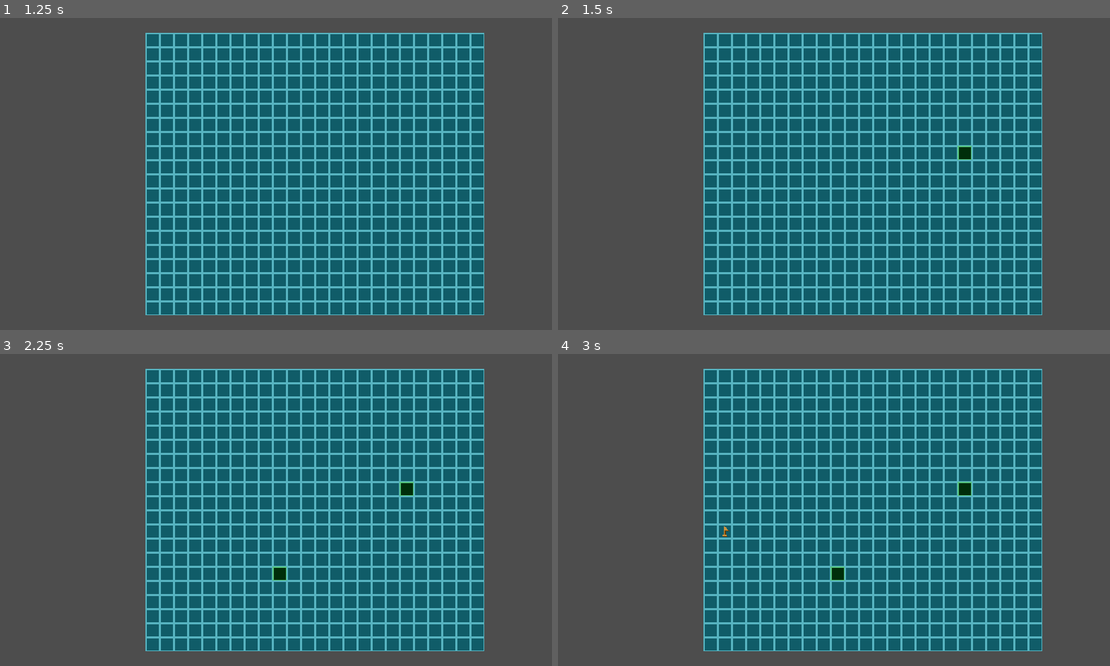
Above: before the commit, frames 1-4 (two rows, left to right).
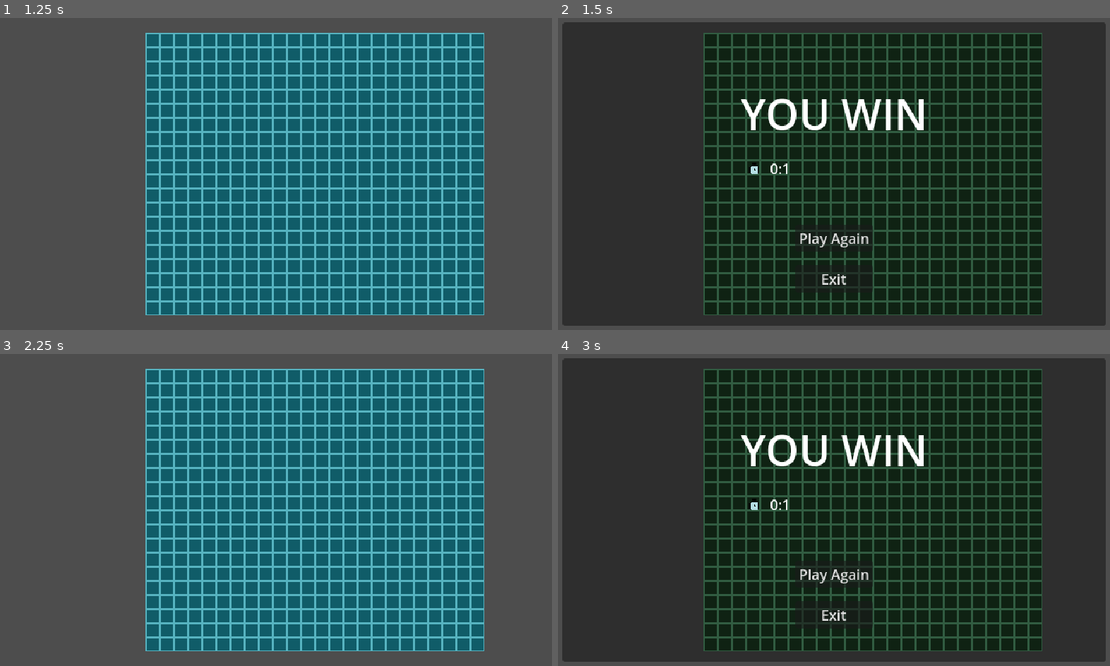
Above: after the commit, the same moments.

Repository: Endermandels/MinesweeperPlus
Game: Godot game, scene res://scenes/main_menu.tscn
Two runs of this game, one before a commit and one after it. Both use one fixed random seed, a clock stepped at 60 frames per second and the inputs below.
Inputs (mouse positions are in pixels of both pictures, inside the frame that each line leads up to):
- Up to frame 1 (1.25 s): click "Play" at 0.5 s
- Up to frame 2 (1.5 s): tap Enter at 1.25 s; move the mouse to (960, 158) at 1.27 s; press the mouse at (960, 158) at 1.28 s
- Up to frame 3 (2.25 s): right-click (402, 494) at 1.55 s; release the mouse at (402, 494) at 2 s; click (276, 575) at 2 s, where only the run after the commit has a clickable "Play Again"
- Up to frame 4 (3 s): tap Space at 2.75 s; move the mouse to (723, 525) at 2.77 s; right-click (723, 525) at 2.85 s

Frame 1 is identical in both runs. In frame 2, 96% of the frame differs, in the area x 0-100%, y 1-99%; in frame 3, 0.2%; in frame 4, 96%.

Commit message:
Add win screen overlay

Diff:
--- /dev/null
+++ b/prefabs/win_screen_overlay.tscn
@@ -0,0 +1,67 @@
+[gd_scene load_steps=3 format=3 uid="uid://cyly2t71atplv"]
+
+[ext_resource type="Texture2D" uid="uid://bjr4yw7366o2u" path="res://assets/images/clock.png" id="1_dy51a"]
+[ext_resource type="Script" path="res://scripts/prefabs/win_screen_overlay.gd" id="1_sk5t7"]
+
+[node name="WinScreenOverlay" type="Control" node_paths=PackedStringArray("reset_button", "exit_button", "time_label")]
+layout_mode = 3
+anchors_preset = 0
+offset_right = 40.0
+offset_bottom = 40.0
+script = ExtResource("1_sk5t7")
+reset_button = NodePath("PanelContainer/VBoxContainer2/ResetButton")
+exit_button = NodePath("PanelContainer/VBoxContainer2/ExitButton")
+time_label = NodePath("PanelContainer/VBoxContainer/TimeStatsLabel")
+
+[node name="PanelContainer" type="PanelContainer" parent="."]
+layout_mode = 1
+anchors_preset = 8
+anchor_left = 0.5
+anchor_top = 0.5
+anchor_right = 0.5
+anchor_bottom = 0.5
+offset_left = -8.0
+offset_top = -12.0
+offset_right = 608.0
+offset_bottom = 332.0
+grow_horizontal = 2
+grow_vertical = 2
+size_flags_horizontal = 4
+
+[node name="VBoxContainer" type="VBoxContainer" parent="PanelContainer"]
+layout_mode = 2
+size_flags_horizontal = 4
+size_flags_vertical = 0
+theme_override_constants/separation = 17
+
+[node name="YouWinLabel" type="Label" parent="PanelContainer/VBoxContainer"]
+layout_mode = 2
+theme_override_font_sizes/font_size = 48
+text = "
+YOU WIN"
+horizontal_alignment = 1
+
+[node name="TimeStatsLabel" type="Label" parent="PanelContainer/VBoxContainer"]
+layout_mode = 2
+text = "        49:29"
+
+[node name="VBoxContainer2" type="VBoxContainer" parent="PanelContainer"]
+layout_mode = 2
+size_flags_horizontal = 4
+size_flags_vertical = 8
+theme_override_constants/separation = 15
+
+[node name="ResetButton" type="Button" parent="PanelContainer/VBoxContainer2"]
+layout_mode = 2
+text = "Play Again"
+
+[node name="ExitButton" type="Button" parent="PanelContainer/VBoxContainer2"]
+layout_mode = 2
+text = "Exit"
+
+[node name="EmptyLabel" type="Label" parent="PanelContainer/VBoxContainer2"]
+layout_mode = 2
+
+[node name="Sprite2D" type="Sprite2D" parent="."]
+position = Vector2(229, 174)
+texture = ExtResource("1_dy51a")
--- a/scenes/my_game.tscn
+++ b/scenes/my_game.tscn
@@ -1,8 +1,9 @@
-[gd_scene load_steps=6 format=4 uid="uid://cbab8g4qkc57p"]
+[gd_scene load_steps=7 format=4 uid="uid://cbab8g4qkc57p"]
 
 [ext_resource type="Script" path="res://scripts/my_game.gd" id="1_1j5vi"]
 [ext_resource type="PackedScene" uid="uid://bo4rtdh66l0qf" path="res://prefabs/pause_menu.tscn" id="2_ymebw"]
 [ext_resource type="Texture2D" uid="uid://ddjkduiqhjsut" path="res://assets/images/tile.png" id="3_8p5xc"]
+[ext_resource type="PackedScene" uid="uid://cyly2t71atplv" path="res://prefabs/win_screen_overlay.tscn" id="4_d0b4w"]
 
 [sub_resource type="TileSetAtlasSource" id="TileSetAtlasSource_gutt7"]
 texture = ExtResource("3_8p5xc")
@@ -15,11 +16,15 @@
 custom_data_layer_0/type = 1
 custom_data_layer_1/name = "is_mine"
 custom_data_layer_1/type = 1
+custom_data_layer_2/name = "adjacent_mine_count"
+custom_data_layer_2/type = 2
 sources/1 = SubResource("TileSetAtlasSource_gutt7")
 
-[node name="MyGame" type="Node" node_paths=PackedStringArray("grid")]
+[node name="MyGame" type="Node" node_paths=PackedStringArray("grid", "win_screen_overlay")]
 script = ExtResource("1_1j5vi")
+mine_count = 0
 grid = NodePath("Grid")
+win_screen_overlay = NodePath("WinScreenOverlay")
 
 [node name="Background" type="ColorRect" parent="."]
 visible = false
@@ -41,3 +46,6 @@
 position = Vector2(172, 20)
 tile_map_data = PackedByteArray("AAAAAAAAAQAAAAAAAAAAAAEAAQAAAAAAAAAAAAIAAQAAAAAAAAAAAAMAAQAAAAAAAAAAAAQAAQAAAAAAAAAAAA …(7600 unchanged characters)…
 tile_set = SubResource("TileSet_dmdsn")
+
+[node name="WinScreenOverlay" parent="." instance=ExtResource("4_d0b4w")]
+visible = false
--- a/scripts/main_menu.gd
+++ b/scripts/main_menu.gd
@@ -1,6 +1,7 @@
 extends Node
 class_name MainMenu
 
+# Internal Nodes
 @export_group("Internal Nodes")
 @export var play_button: Button
 @export var settings_button: Button
--- a/scripts/my_game.gd
+++ b/scripts/my_game.gd
@@ -1,28 +1,55 @@
 extends Node
 class_name MyGame
 
+# Settings
+@export_range(0, 480) var mine_count: int = 99 ## Number of mines
+
+# Internal Nodes
 @export_group("Internal Nodes")
 @export var grid: TileMapLayer
+@export var win_screen_overlay: WinScreenOverlay
 
-@onready var used_rect := grid.get_used_rect()
+@onready var used_rect: Rect2i = grid.get_used_rect()
+
+var rng: RandomNumberGenerator = RandomNumberGenerator.new()
+var tile_data: Dictionary = {} ## tile_coords: Vector2i -> CustomTileData
+var start_tile_coords: Vector2i = Vector2i(-1, -1)
+var populating_grid: bool = false
+var is_new_game: bool = true
+var revealed_tiles: int = 0
 
 func _unhandled_input(event: InputEvent) -> void:
-    if event.is_action_pressed("left_click"):
-        _click_tile("right")
-    if event.is_action_pressed("right_click"):
-        _click_tile("left")
+    # When you've won or lost, no more clicking the grid
+    if win_screen_overlay.hidden:
+        if event.is_action_pressed("left_click"):
+            _click_tile("left")
+        if event.is_action_pressed("right_click"):
+            _click_tile("right")
+
+func _ready() -> void:
+    for i in grid.get_used_cells():
+        tile_data[i] = CustomTileData.new()
+
+func _process(_delta: float) -> void:
+    if populating_grid:
+        _populate_grid()
 
 func _click_tile(mouse_button: String) -> void:
     # Map coords for tile
-    var tile_coords := grid.local_to_map(grid.get_local_mouse_position())
+    var tile_coords: Vector2i = grid.local_to_map(grid.get_local_mouse_position())
 
     if not _is_valid_tile(tile_coords):
         push_warning("Invalid tile: %s" % tile_coords)
         return
 
-    if mouse_button == "right":
+    if is_new_game:
+        populating_grid = true
+        start_tile_coords = tile_coords
+        return
+
+    if mouse_button == "left":
         _reveal_tile(tile_coords)
-    elif mouse_button == "left":
+    elif mouse_button == "right":
         _flag_tile(tile_coords)
     else:
         push_warning("Unknown mouse button: %s" % mouse_button)
@@ -36,38 +63,84 @@
     )
 
 func _reveal_tile(tile_coords: Vector2i) -> void:
-    var data := grid.get_cell_tile_data(tile_coords)
-    if not data:
-        push_error("Tile data not found at tile coords: %s" % tile_coords)
+    var data: CustomTileData = tile_data[tile_coords]
+
+    if grid.get_cell_atlas_coords(tile_coords).x == 1:
+        # print("Tile %s is revealed" % tile_coords)
         return
+
+    if data.is_flagged:
+        print("Tile %s is flagged" % tile_coords)
+        return
+
+    if data.is_mine:
+        print("!!! Hit a mine at Tile %s" % tile_coords)
+        return
+
+    grid.set_cell(tile_coords, 1, Vector2i(1, 0), 0)
+    print("Revealed: %s" % tile_coords)
+
+    revealed_tiles += 1
+
+    if _is_win():
+        win_screen_overlay.reveal()
+
+    if data.adjacent_mine_count == 0:
+        for coords in _get_surrounding_cells(tile_coords):
+            if not _is_valid_tile(coords):
+                continue
+            _reveal_tile(coords)
+
+func _get_surrounding_cells(tile_coords: Vector2i) -> Array[Vector2i]:
+    var coords: Array[Vector2i] = grid.get_surrounding_cells(tile_coords)
+    coords.append(grid.get_neighbor_cell(tile_coords, TileSet.CELL_NEIGHBOR_BOTTOM_LEFT_CORNER))
+    coords.append(grid.get_neighbor_cell(tile_coords, TileSet.CELL_NEIGHBOR_BOTTOM_RIGHT_CORNER))
+    coords.append(grid.get_neighbor_cell(tile_coords, TileSet.CELL_NEIGHBOR_TOP_LEFT_CORNER))
+    coords.append(grid.get_neighbor_cell(tile_coords, TileSet.CELL_NEIGHBOR_TOP_RIGHT_CORNER))
+    return coords
+
+func _is_win() -> bool:
+    return revealed_tiles == used_rect.size.x * used_rect.size.y - mine_count
+
+func _flag_tile(tile_coords: Vector2i) -> void:
+    var data: CustomTileData = tile_data[tile_coords]
 
     if grid.get_cell_atlas_coords(tile_coords).x == 1:
         print("Tile %s is revealed" % tile_coords)
         return
 
-    if (data.get_custom_data("is_flagged")):
-        print("Tile %s is flagged" % tile_coords)
+    if data.is_flagged:
+        data.is_flagged = false
+        grid.set_cell(tile_coords, 1, Vector2i(0, 0), 0)
+        print("Tile %s is now unflagged" % tile_coords)
+    else:
+        data.is_flagged = true
+        grid.set_cell(tile_coords, 1, Vector2i(0, 1), 0)
+        print("Tile %s is now flagged" % tile_coords)
+
+func _populate_grid() -> void:
+    var remaining_mines = mine_count
+
+    if remaining_mines > 0:
+        # print("Populating grid")
+        var mine_map_coords: Vector2i = Vector2i(rng.randi_range(0, used_rect.size.x - 1), rng.randi_range(0, used_rect.size.y - 1))
+        var data: CustomTileData = tile_data[mine_map_coords]
+
+        while mine_map_coords == start_tile_coords or data.is_mine:
+            mine_map_coords = Vector2i(rng.randi_range(0, used_rect.size.x - 1), rng.randi_range(0, used_rect.size.y - 1))
+            # print("Rerolled mine coords: %s" % mine_map_coords)
+            data = tile_data[mine_map_coords]
+            # print("Is mine: %s" % data.is_mine)
+
+        # print("Tile %s now has a mine" % mine_map_coords)
+        data.is_mine = true
+        remaining_mines -= 1
+        # print("Remaining mines: %d" % remaining_mines)
         return
 
-    grid.set_cell(tile_coords, 1, Vector2i(1, 0), 0)
-    print("Revealed: %s" % tile_coords)
+    print("Finished populating grid")
 
-func _flag_tile(tile_coords: Vector2i) -> void:
-    var data := grid.get_cell_tile_data(tile_coords)
-
-    if not data:
-        push_error("Tile data not found at tile coords: %s" % tile_coords)
-        return
-
-    if grid.get_cell_atlas_coords(tile_coords).x == 1:
-        print("Tile %s is revealed" % tile_coords)
-        return
-
-    if (data.get_custom_data("is_flagged")):
-        data.set_custom_data("is_flagged", false)
-        print("Tile %s is now unflagged" % tile_coords)
-        grid.set_cell(tile_coords, 1, Vector2i(0, 0), 0)
-    else:
-        data.set_custom_data("is_flagged", true)
-        print("Tile %s is now flagged" % tile_coords)
-        grid.set_cell(tile_coords, 1, Vector2i(0, 1), 0)
+    _reveal_tile(start_tile_coords)
+    start_tile_coords = Vector2i(-1, -1)
+    is_new_game = false
+    populating_grid = false
--- a/scripts/prefabs/pause_menu.gd
+++ b/scripts/prefabs/pause_menu.gd
@@ -4,6 +4,7 @@
 # Settings
 @export var esc_to_open: bool ## If [code]true[/code], pressing ESC will toggle the pause menu
 
+# Internal Nodes
 @export_group("Internal Nodes")
 @export var settings_button: Button ## TODO: Implement
 @export var main_menu_button: Button
--- /dev/null
+++ b/scripts/prefabs/win_screen_overlay.gd
@@ -0,0 +1,32 @@
+extends Control
+class_name WinScreenOverlay
+
+# Internal Nodes
+@export_group("Internal Nodes")
+@export var reset_button: Button
+@export var exit_button: Button
+@export var time_label: Label
+
+var time_acc: float = 0.0
+
+func _ready() -> void:
+    hide()
+    reset_button.pressed.connect(_on_reset_button_pressed)
+    exit_button.pressed.connect(_on_exit_button_pressed)
+
+func _process(delta: float) -> void:
+    time_acc = clampf(time_acc + delta, 0.0, 5999.0)
+    print(time_acc)
+
+func reveal() -> void:
+    var seconds: int = roundi(fmod(time_acc, 60))
+    var minutes: int = roundi(time_acc / 60)
+    print("Seconds: %d Minutes: %d" % [seconds, minutes])
+    time_label.text = "        %s:%s" % [minutes, seconds]
+    show()
+
+func _on_reset_button_pressed() -> void:
+    get_tree().change_scene_to_file(SceneFileNames.game)
+
+func _on_exit_button_pressed() -> void:
+    get_tree().change_scene_to_file(SceneFileNames.main_menu)
--- /dev/null
+++ b/scripts/resources/custom_tile_data.gd
@@ -0,0 +1,6 @@
+extends Node
+class_name CustomTileData
+
+@export var is_flagged = false
+@export var is_mine = false
+@export var adjacent_mine_count = 0
Binary file added: assets/images/clock.png
Not shown, added: assets/images/clock.png.import
Not shown, changed: TODO.md
